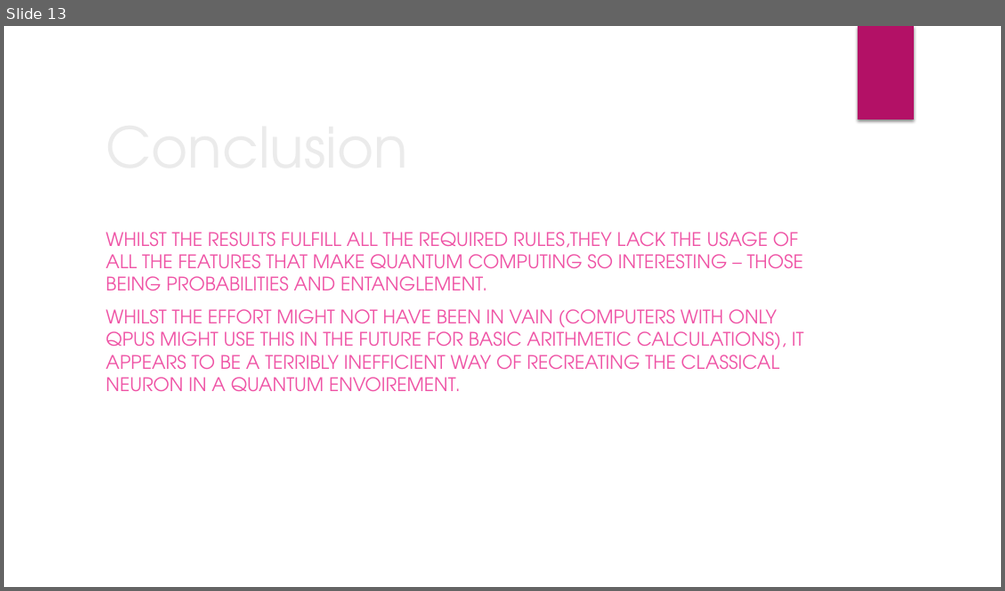
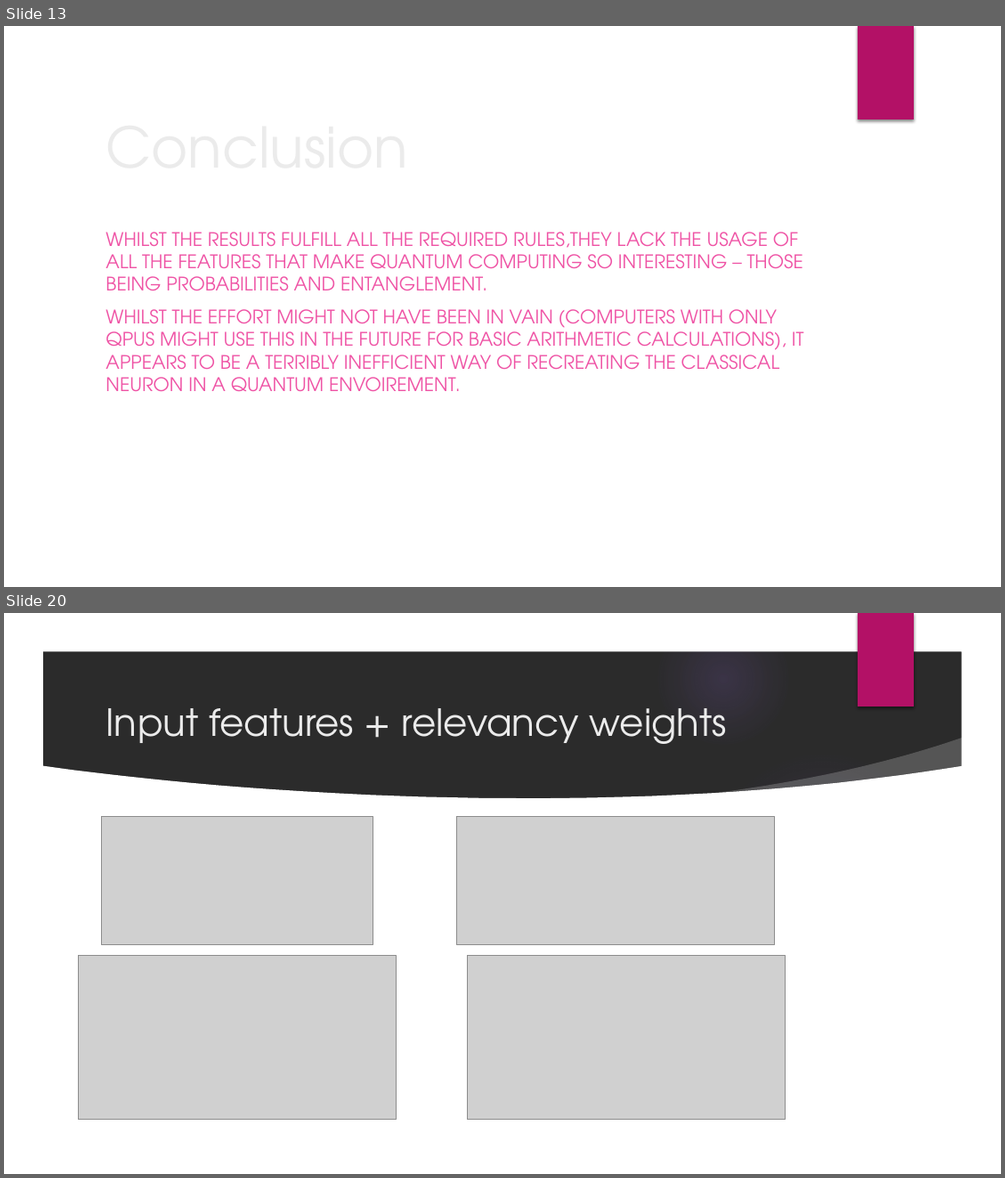
Before and after one commit to RicardoMonteiroSimoes/ZHAW_PAHS212, a slide deck: documentation/presentation.pptx. Shown one above the other, each under a label of ours: slide 13 before the commit, slides 13 and 20 after it; the slides between them are not shown. The pictures are 1005x591 and 1005x1178 pixels, drawn with LibreOffice and Linux fonts; fonts in the diff are those of the drawing; grey boxes stand for pictures; background and template pictures are left out; a plain dark background stands for a picture behind light text. Boxes give left, top, right and bottom in pixels: in the first picture for what was removed or moved away, otherwise in the second. Text is boxed around its words. In the diff, an @@ line names an element or a change of style, - is before the commit and + after.

```diff
--- a/documentation/presentation.pptx
+++ b/documentation/presentation.pptx
@@ slide 20 added at (x1=4, y1=613, x2=1001, y2=1174), background picture (left out); not listed: 1 template element that a slide beside it also shows @@
@@ group added at (x1=4, y1=613, x2=1001, y2=1174): 5 ellipses, 3 freeform shapes @@
@@ title added at (x1=105, y1=708, x2=727, y2=744), 36 pt, text #EBEBEB @@
+Input features + relevancy weights
@@ picture added at (x1=101, y1=817, x2=372, y2=944) @@
@@ picture added at (x1=456, y1=817, x2=774, y2=944) @@
@@ picture added at (x1=78, y1=956, x2=396, y2=1119) @@
@@ picture added at (x1=467, y1=956, x2=785, y2=1119) @@
```
Also in this commit, not shown: 20 other slides added, 5 other files.
